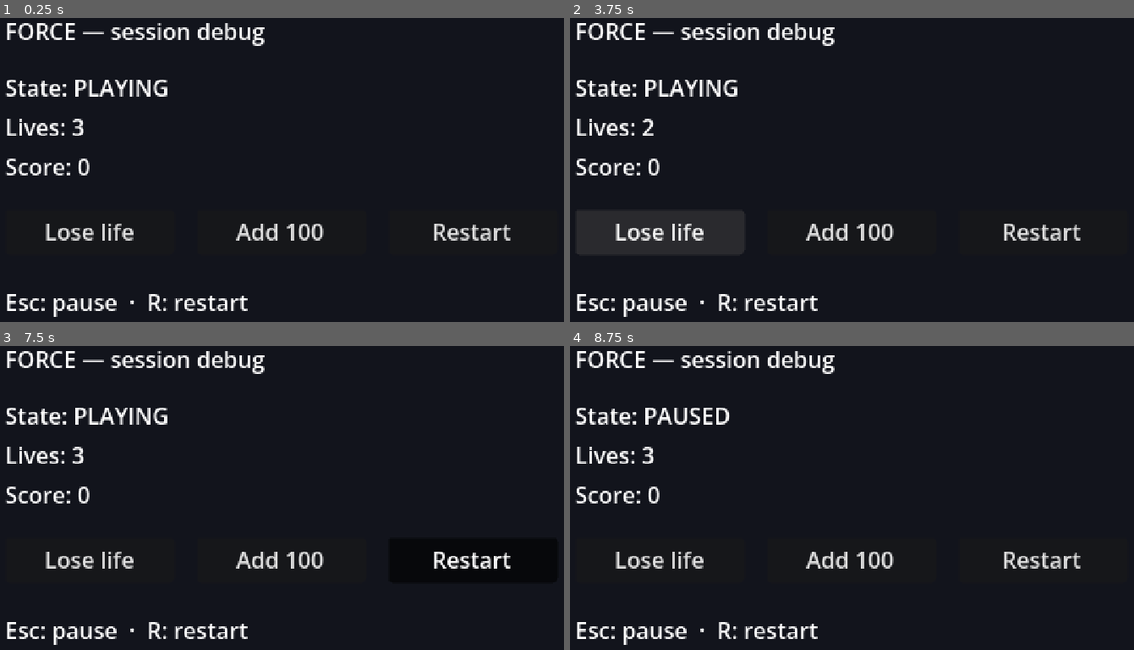
Above: before the commit, frames 1-4 (two rows, left to right).
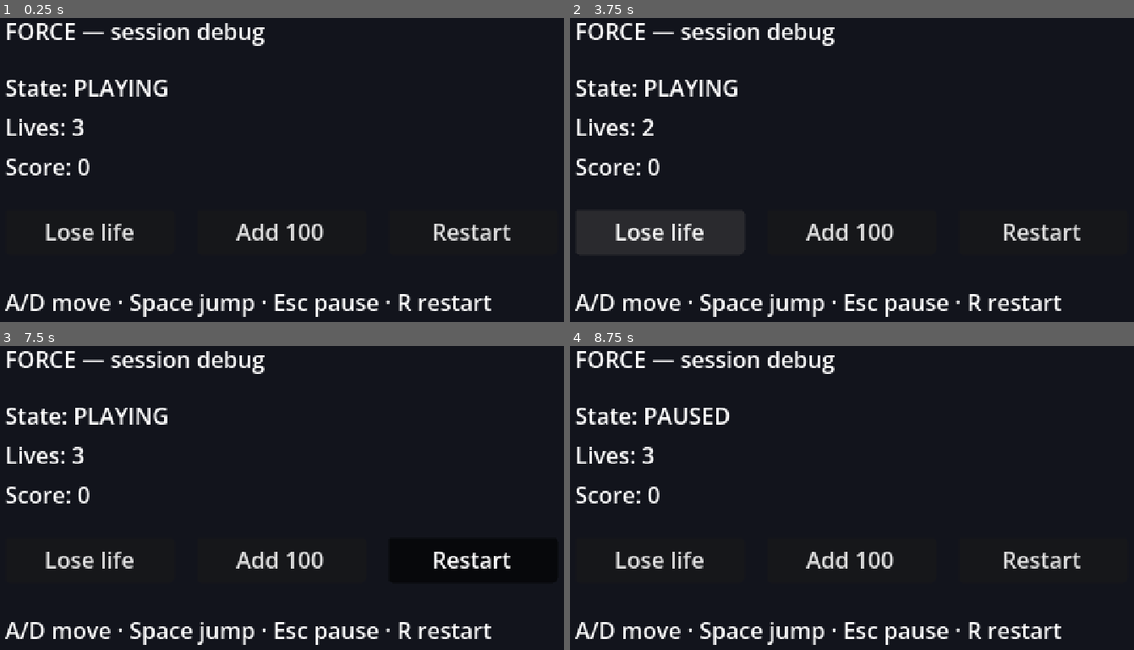
Above: after the commit, the same moments.

Repository: aleluis79/force
Game: Godot game, scene res://scenes/debug_session.tscn
The game is run twice, just before and just after one commit, with the same random seed, the same clock (stepped at 60 frames per second) and the same inputs.
Inputs (mouse positions are in pixels of both pictures, inside the frame that each line leads up to):
- Up to frame 1 (0.25 s): no input
- Up to frame 2 (3.75 s): click "Add 100" at 0.5 s; click "Restart" at 1.25 s; click "Restart" at 2 s; click "Restart" at 2.75 s; click "Lose life" at 3.5 s
- Up to frame 3 (7.5 s): tap Enter at 4.25 s; move the mouse to (456, 488) at 4.27 s; hold D (move_right) 4.28-5 s; tap Space (jump) at 4.35, 4.52, 4.82, 6.05 s; click (456, 488) at 4.42 s; tap R (restart) every 0.75 s from 5 to 7.25 s; drag from (174, 525) to (276, 583) at 5.02 s; move the mouse to (377, 425) at 5.77 s; hold D (move_right) 5.78-6.5 s; right-click (377, 425) at 5.85 s; click (377, 425) at 5.92 s; drag from (276, 583) to (107, 449) at 6.52 s; move the mouse to (513, 564) at 7.27 s; hold A (move_left) from 7.28 s (still down); tap Alt at 7.35 s; click (513, 564) at 7.42 s
- Up to frame 4 (8.75 s): tap Space (jump) at 7.52, 7.55, 7.82 s; tap Escape (pause) at 7.9 s; release A (move_left) at 8 s; drag from (677, 449) to (778, 412) at 8.02 s

The runs differ from the first frame. In frame 1, 2.3% of the frame differs, in the area x 0-88%, y 90-99%; in frame 2, 2.3%; in frame 3, 2.3%; in frame 4, 2.3%.

Commit message:
feat: add player movement jump aim and look-ahead camera

Diff:
--- a/scenes/debug_session.tscn
+++ b/scenes/debug_session.tscn
@@ -1,13 +1,43 @@
-[gd_scene load_steps=3 format=3]
+[gd_scene load_steps=6 format=3]
 
 [ext_resource type="Script" path="res://src/presentation/debug_session.gd" id="1_debug"]
 [ext_resource type="Script" path="res://src/presentation/session_controller.gd" id="2_controller"]
+[ext_resource type="PackedScene" path="res://scenes/player.tscn" id="3_player"]
+
+[sub_resource type="RectangleShape2D" id="RectangleShape2D_ground"]
+size = Vector2(480, 32)
+
+[sub_resource type="RectangleShape2D" id="RectangleShape2D_platform"]
+size = Vector2(96, 16)
 
 [node name="DebugSession" type="Node2D"]
 script = ExtResource("1_debug")
 
 [node name="SessionController" type="Node" parent="."]
 script = ExtResource("2_controller")
+
+[node name="Ground" type="StaticBody2D" parent="."]
+position = Vector2(240, 250)
+
+[node name="CollisionShape2D" type="CollisionShape2D" parent="Ground"]
+shape = SubResource("RectangleShape2D_ground")
+
+[node name="Visual" type="Polygon2D" parent="Ground"]
+polygon = PackedVector2Array(-240, -16, 240, -16, 240, 16, -240, 16)
+color = Color(0.18, 0.2, 0.26, 1)
+
+[node name="Platform" type="StaticBody2D" parent="."]
+position = Vector2(220, 200)
+
+[node name="CollisionShape2D" type="CollisionShape2D" parent="Platform"]
+shape = SubResource("RectangleShape2D_platform")
+
+[node name="Visual" type="Polygon2D" parent="Platform"]
+polygon = PackedVector2Array(-48, -8, 48, -8, 48, 8, -48, 8)
+color = Color(0.24, 0.26, 0.34, 1)
+
+[node name="Player" parent="." instance=ExtResource("3_player")]
+position = Vector2(80, 200)
 
 [node name="UI" type="CanvasLayer" parent="."]
 
@@ -60,14 +90,6 @@
 focus_mode = 0
 text = "Add 100"
 
-[node name="AddScoreButton" type="Button" parent="UI"]
-offset_left = 160.0
-offset_top = 156.0
-offset_right = 280.0
-offset_bottom = 188.0
-focus_mode = 0
-text = "Add 100"
-
 [node name="RestartButton" type="Button" parent="UI"]
 offset_left = 296.0
 offset_top = 156.0
@@ -81,4 +103,4 @@
 offset_top = 210.0
 offset_right = 456.0
 offset_bottom = 234.0
-text = "Esc: pause  ·  R: restart"
+text = "A/D move · Space jump · Esc pause · R restart"
--- /dev/null
+++ b/scenes/player.tscn
@@ -0,0 +1,24 @@
+[gd_scene load_steps=4 format=3]
+
+[ext_resource type="Script" path="res://src/entities/player.gd" id="1_player"]
+[ext_resource type="Script" path="res://src/presentation/player_camera.gd" id="2_camera"]
+
+[sub_resource type="RectangleShape2D" id="RectangleShape2D_player"]
+size = Vector2(12, 28)
+
+[node name="Player" type="CharacterBody2D"]
+script = ExtResource("1_player")
+
+[node name="CollisionShape2D" type="CollisionShape2D" parent="."]
+shape = SubResource("RectangleShape2D_player")
+
+[node name="Body" type="Polygon2D" parent="."]
+polygon = PackedVector2Array(-6, -14, 6, -14, 6, 14, -6, 14)
+color = Color(1, 0.690196, 0, 1)
+
+[node name="Camera2D" type="Camera2D" parent="."]
+script = ExtResource("2_camera")
+limit_left = 0
+limit_top = 0
+limit_right = 480
+limit_bottom = 270
--- /dev/null
+++ b/src/core/input_source.gd
@@ -0,0 +1,22 @@
+class_name InputSource
+extends RefCounted
+
+## Injectable input abstraction for the player.
+##
+## Core and entity code depend on this interface instead of the global Input
+## singleton, which keeps movement deterministic and testable.
+
+func get_move_axis() -> float:
+	return 0.0
+
+
+func was_jump_just_pressed() -> bool:
+	return false
+
+
+func was_jump_just_released() -> bool:
+	return false
+
+
+func get_aim_direction(_origin: Vector2, _pointer: Vector2) -> Vector2:
+	return Vector2.RIGHT
--- /dev/null
+++ b/src/core/player_motion.gd
@@ -0,0 +1,72 @@
+class_name PlayerMotion
+extends RefCounted
+
+## Pure player movement model.
+##
+## The node layer feeds it input and collision state, then copies the returned
+## velocity into a CharacterBody2D. No Input, Node or scene-tree dependency.
+
+const MAX_SPEED := 120.0
+const ACCELERATION := 900.0
+const DECELERATION := 1200.0
+const GRAVITY := 900.0
+const MAX_FALL_SPEED := 400.0
+const JUMP_VELOCITY := -300.0
+const JUMP_CUT_MULTIPLIER := 0.4
+const COYOTE_TIME := 0.1
+const JUMP_BUFFER_TIME := 0.1
+
+var velocity := Vector2.ZERO
+var grounded := false
+
+var _coyote_timer := 0.0
+var _jump_buffer_timer := 0.0
+
+
+func reset() -> void:
+	velocity = Vector2.ZERO
+	grounded = false
+	_coyote_timer = 0.0
+	_jump_buffer_timer = 0.0
+
+
+func tick(
+	delta: float,
+	move_axis: float,
+	jump_just_pressed: bool,
+	jump_just_released: bool,
+	grounded_now: bool
+) -> Vector2:
+	grounded = grounded_now
+
+	if grounded:
+		_coyote_timer = COYOTE_TIME
+	else:
+		_coyote_timer = maxf(_coyote_timer - delta, 0.0)
+
+	if jump_just_pressed:
+		_jump_buffer_timer = JUMP_BUFFER_TIME
+	else:
+		_jump_buffer_timer = maxf(_jump_buffer_timer - delta, 0.0)
+
+	var axis := clampf(move_axis, -1.0, 1.0)
+	var target_speed := axis * MAX_SPEED
+	var acceleration := ACCELERATION if not is_zero_approx(axis) else DECELERATION
+	velocity.x = move_toward(velocity.x, target_speed, acceleration * delta)
+	velocity.x = clampf(velocity.x, -MAX_SPEED, MAX_SPEED)
+
+	if grounded:
+		velocity.y = 0.0
+
+	if _jump_buffer_timer > 0.0 and _coyote_timer > 0.0:
+		velocity.y = JUMP_VELOCITY
+		_jump_buffer_timer = 0.0
+		_coyote_timer = 0.0
+
+	if jump_just_released and velocity.y < 0.0:
+		velocity.y *= JUMP_CUT_MULTIPLIER
+
+	if not grounded:
+		velocity.y = minf(velocity.y + GRAVITY * delta, MAX_FALL_SPEED)
+
+	return velocity
--- /dev/null
+++ b/src/entities/player.gd
@@ -0,0 +1,35 @@
+class_name Player
+extends CharacterBody2D
+
+## CharacterBody2D adapter for the pure PlayerMotion model.
+
+var input_source: InputSource
+var motion := PlayerMotion.new()
+var aim_direction := Vector2.RIGHT
+
+@onready var _camera: PlayerCamera = get_node_or_null("Camera2D") as PlayerCamera
+
+
+func _ready() -> void:
+	if input_source == null:
+		input_source = LocalInputSource.new()
+
+
+func _physics_process(delta: float) -> void:
+	aim_direction = input_source.get_aim_direction(global_position, get_global_mouse_position())
+
+	velocity = motion.tick(
+		delta,
+		input_source.get_move_axis(),
+		input_source.was_jump_just_pressed(),
+		input_source.was_jump_just_released(),
+		is_on_floor()
+	)
+
+	move_and_slide()
+
+	motion.velocity = velocity
+	motion.grounded = is_on_floor()
+
+	if _camera != null:
+		_camera.update_look_ahead(aim_direction)
--- /dev/null
+++ b/src/presentation/local_input_source.gd
@@ -0,0 +1,30 @@
+class_name LocalInputSource
+extends InputSource
+
+## InputSource backed by the project's InputMap actions.
+
+const AIM_DEADZONE := 0.2
+
+
+func get_move_axis() -> float:
+	return Input.get_axis("move_left", "move_right")
+
+
+func was_jump_just_pressed() -> bool:
+	return Input.is_action_just_pressed("jump")
+
+
+func was_jump_just_released() -> bool:
+	return Input.is_action_just_released("jump")
+
+
+func get_aim_direction(origin: Vector2, pointer: Vector2) -> Vector2:
+	var stick := Input.get_vector("aim_left", "aim_right", "aim_up", "aim_down")
+	if stick.length() > AIM_DEADZONE:
+		return stick.normalized()
+
+	var pointer_direction := pointer - origin
+	if pointer_direction.length() > 0.001:
+		return pointer_direction.normalized()
+
+	return Vector2.RIGHT
--- /dev/null
+++ b/src/presentation/player_camera.gd
@@ -0,0 +1,20 @@
+class_name PlayerCamera
+extends Camera2D
+
+## Follows the player through the node hierarchy and adds aim look-ahead.
+
+@export var look_ahead_distance := 32.0
+@export var follow_speed := 8.0
+
+var target_offset := Vector2.ZERO
+
+
+func update_look_ahead(aim: Vector2) -> void:
+	if aim.length() > 0.001:
+		target_offset = aim.normalized() * look_ahead_distance
+	else:
+		target_offset = Vector2.ZERO
+
+
+func _process(delta: float) -> void:
+	position = position.lerp(target_offset, clampf(follow_speed * delta, 0.0, 1.0))
--- /dev/null
+++ b/tests/helpers/scripted_input_source.gd
@@ -0,0 +1,25 @@
+class_name ScriptedInputSource
+extends InputSource
+
+## Deterministic input source used by integration tests.
+
+var move_axis := 0.0
+var jump_just_pressed := false
+var jump_just_released := false
+var aim_direction := Vector2.RIGHT
+
+
+func get_move_axis() -> float:
+	return move_axis
+
+
+func was_jump_just_pressed() -> bool:
+	return jump_just_pressed
+
+
+func was_jump_just_released() -> bool:
+	return jump_just_released
+
+
+func get_aim_direction(_origin: Vector2, _pointer: Vector2) -> Vector2:
+	return aim_direction
--- a/tests/integration/test_debug_session.gd
+++ b/tests/integration/test_debug_session.gd
@@ -51,6 +51,25 @@
 	assert_eq(scene.state_label.text, "State: PAUSED")
 
 
+func test_debug_scene_contains_player_ground_and_platform() -> void:
+	var scene = await _instantiate_debug_scene()
+
+	assert_not_null(scene.get_node_or_null("Player"), "debug scene must include the player")
+	assert_not_null(scene.get_node_or_null("Ground"), "debug scene must include the ground")
+	assert_not_null(scene.get_node_or_null("Platform"), "debug scene must include the platform")
+
+
+func test_player_lands_on_ground_in_debug_scene() -> void:
+	var scene = await _instantiate_debug_scene()
+	var player := scene.get_node("Player") as Player
+	assert_not_null(player, "debug scene must expose a Player node")
+
+	for index in 60:
+		await get_tree().physics_frame
+
+	assert_true(player.is_on_floor(), "player must land on the debug scene ground")
+
+
 func _instantiate_debug_scene() -> Node:
 	var packed := load(DEBUG_SCENE) as PackedScene
 	assert_not_null(packed, "debug session scene must load")
--- /dev/null
+++ b/tests/integration/test_player.gd
@@ -0,0 +1,84 @@
+extends GutTest
+
+const PLAYER_START := Vector2(80, 200)
+const GROUND_POSITION := Vector2(240, 250)
+const GROUND_SIZE := Vector2(480, 32)
+const PLAYER_SIZE := Vector2(12, 28)
+
+
+func test_player_lands_on_the_ground() -> void:
+	var setup := _make_setup()
+	var player: Player = setup.player
+
+	await _wait_physics_frames(60)
+
+	assert_true(player.is_on_floor(), "player must land on the ground")
+
+
+func test_player_moves_with_injected_input() -> void:
+	var setup := _make_setup()
+	var player: Player = setup.player
+	var input: ScriptedInputSource = setup.input
+
+	await _wait_physics_frames(60)
+	input.move_axis = 1.0
+	var start_x := player.global_position.x
+
+	await _wait_physics_frames(30)
+
+	assert_gt(player.global_position.x, start_x + 1.0, "player must move to the right")
+
+
+func test_player_jumps_with_injected_input() -> void:
+	var setup := _make_setup()
+	var player: Player = setup.player
+	var input: ScriptedInputSource = setup.input
+
+	await _wait_physics_frames(60)
+	assert_true(player.is_on_floor(), "player must be grounded before jumping")
+
+	input.jump_just_pressed = true
+	await get_tree().physics_frame
+	input.jump_just_pressed = false
+
+	assert_lt(player.velocity.y, 0.0, "player must move upwards after jumping")
+
+
+func test_player_aim_comes_from_the_input_source() -> void:
+	var setup := _make_setup()
+	var player: Player = setup.player
+	var input: ScriptedInputSource = setup.input
+
+	input.aim_direction = Vector2.UP
+	await _wait_physics_frames(2)
+
+	assert_eq(player.aim_direction, Vector2.UP)
+
+
+func _make_setup() -> Dictionary:
+	var ground := StaticBody2D.new()
+	ground.position = GROUND_POSITION
+	var ground_shape := CollisionShape2D.new()
+	var ground_rect := RectangleShape2D.new()
+	ground_rect.size = GROUND_SIZE
+	ground_shape.shape = ground_rect
+	ground.add_child(ground_shape)
+	add_child_autofree(ground)
+
+	var input := ScriptedInputSource.new()
+	var player := Player.new()
+	player.position = PLAYER_START
+	player.input_source = input
+	var player_shape := CollisionShape2D.new()
+	var player_rect := RectangleShape2D.new()
+	player_rect.size = PLAYER_SIZE
+	player_shape.shape = player_rect
+	player.add_child(player_shape)
+	add_child_autofree(player)
+
+	return {"player": player, "input": input}
+
+
+func _wait_physics_frames(count: int) -> void:
+	for index in count:
+		await get_tree().physics_frame
--- /dev/null
+++ b/tests/integration/test_player_camera.gd
@@ -0,0 +1,45 @@
+extends GutTest
+
+
+func test_look_ahead_target_follows_the_aim() -> void:
+	var camera := PlayerCamera.new()
+
+	camera.update_look_ahead(Vector2.RIGHT)
+	assert_eq(camera.target_offset, Vector2(32, 0))
+
+	camera.update_look_ahead(Vector2.UP)
+	assert_eq(camera.target_offset, Vector2(0, -32))
+
+	camera.update_look_ahead(Vector2.ZERO)
+	assert_eq(camera.target_offset, Vector2.ZERO)
+
+
+func test_camera_smooths_toward_the_target() -> void:
+	var camera := PlayerCamera.new()
+	add_child_autofree(camera)
+
+	camera.update_look_ahead(Vector2.RIGHT)
+	await _wait_process_frames(2)
+
+	assert_gt(camera.position.x, 0.0, "camera must start moving toward the target")
+	assert_lt(camera.position.x, 32.0, "camera must not snap instantly to the target")
+
+	await _wait_process_frames(120)
+	assert_almost_eq(camera.position.x, 32.0, 0.5)
+
+
+func test_player_scene_has_a_camera() -> void:
+	var packed := load("res://scenes/player.tscn") as PackedScene
+	assert_not_null(packed, "player scene must load")
+	if packed == null:
+		return
+
+	var player := packed.instantiate()
+	add_child_autofree(player)
+
+	assert_not_null(player.get_node_or_null("Camera2D"), "player scene must include a Camera2D")
+
+
+func _wait_process_frames(count: int) -> void:
+	for index in count:
+		await get_tree().process_frame
--- /dev/null
+++ b/tests/unit/test_input_source.gd
@@ -0,0 +1,47 @@
+extends GutTest
+
+
+func test_base_source_is_neutral() -> void:
+	var source := InputSource.new()
+
+	assert_eq(source.get_move_axis(), 0.0)
+	assert_false(source.was_jump_just_pressed())
+	assert_false(source.was_jump_just_released())
+	assert_eq(source.get_aim_direction(Vector2.ZERO, Vector2.ZERO), Vector2.RIGHT)
+
+
+func test_local_source_uses_pointer_when_stick_is_idle() -> void:
+	var source := LocalInputSource.new()
+
+	var aim := source.get_aim_direction(Vector2(10, 10), Vector2(20, 10))
+
+	assert_almost_eq(aim.x, 1.0, 0.001)
+	assert_almost_eq(aim.y, 0.0, 0.001)
+
+
+func test_local_source_normalizes_pointer_direction() -> void:
+	var source := LocalInputSource.new()
+
+	var aim := source.get_aim_direction(Vector2.ZERO, Vector2(3, 4))
+
+	assert_almost_eq(aim.length(), 1.0, 0.001)
+	assert_almost_eq(aim.x, 0.6, 0.001)
+	assert_almost_eq(aim.y, 0.8, 0.001)
+
+
+func test_local_source_defaults_right_without_aim_input() -> void:
+	var source := LocalInputSource.new()
+
+	var aim := source.get_aim_direction(Vector2(10, 10), Vector2(10, 10))
+
+	assert_eq(aim, Vector2.RIGHT)
+
+
+func test_local_source_prefers_the_stick_over_the_pointer() -> void:
+	var source := LocalInputSource.new()
+	Input.action_press("aim_left", 1.0)
+
+	var aim := source.get_aim_direction(Vector2.ZERO, Vector2(100, 0))
+	Input.action_release("aim_left")
+
+	assert_lt(aim.x, 0.0, "stick input must override the pointer")
--- /dev/null
+++ b/tests/unit/test_player_motion.gd
@@ -0,0 +1,148 @@
+extends GutTest
+
+
+func test_accelerates_to_the_right() -> void:
+	var motion := PlayerMotion.new()
+
+	var velocity := motion.tick(0.1, 1.0, false, false, true)
+
+	assert_gt(velocity.x, 0.0, "right input must accelerate to the right")
+	assert_true(velocity.x <= PlayerMotion.MAX_SPEED, "horizontal speed must respect the cap")
+
+
+func test_accelerates_to_the_left() -> void:
+	var motion := PlayerMotion.new()
+
+	var velocity := motion.tick(0.1, -1.0, false, false, true)
+
+	assert_lt(velocity.x, 0.0, "left input must accelerate to the left")
+
+
+func test_reaches_max_speed_but_does_not_exceed_it() -> void:
+	var motion := PlayerMotion.new()
+	var velocity := Vector2.ZERO
+
+	for index in 120:
+		velocity = motion.tick(0.016, 1.0, false, false, true)
+
+	assert_almost_eq(velocity.x, PlayerMotion.MAX_SPEED, 0.001)
+	assert_true(velocity.x <= PlayerMotion.MAX_SPEED)
+
+
+func test_decelerates_to_stop_without_input() -> void:
+	var motion := PlayerMotion.new()
+
+	for index in 120:
+		motion.tick(0.016, 1.0, false, false, true)
+
+	var velocity := Vector2.ZERO
+	for index in 120:
+		velocity = motion.tick(0.016, 0.0, false, false, true)
+
+	assert_almost_eq(velocity.x, 0.0, 0.001)
+
+
+func test_gravity_increases_fall_speed() -> void:
+	var motion := PlayerMotion.new()
+
+	var first := motion.tick(0.1, 0.0, false, false, false)
+	var second := motion.tick(0.1, 0.0, false, false, false)
+
+	assert_gt(first.y, 0.0, "airborne motion must fall")
+	assert_gt(second.y, first.y, "fall speed must increase over time")
+
+
+func test_fall_speed_is_capped() -> void:
+	var motion := PlayerMotion.new()
+	var velocity := Vector2.ZERO
+
+	for index in 300:
+		velocity = motion.tick(0.016, 0.0, false, false, false)
+
+	assert_almost_eq(velocity.y, PlayerMotion.MAX_FALL_SPEED, 0.001)
+	assert_true(velocity.y <= PlayerMotion.MAX_FALL_SPEED)
+
+
+func test_jump_from_ground_sets_negative_vertical_velocity() -> void:
+	var motion := PlayerMotion.new()
+
+	var velocity := motion.tick(0.016, 0.0, true, false, true)
+
+	assert_lt(velocity.y, 0.0, "jumping from the ground must move upwards")
+
+
+func test_no_double_jump_while_airborne() -> void:
+	var with_jump := PlayerMotion.new()
+	with_jump.tick(0.016, 0.0, true, false, true)
+	var with_jump_velocity := with_jump.tick(0.2, 0.0, true, false, false)
+
+	var without_jump := PlayerMotion.new()
+	without_jump.tick(0.016, 0.0, true, false, true)
+	var without_jump_velocity := without_jump.tick(0.2, 0.0, false, false, false)
+
+	assert_almost_eq(with_jump_velocity.y, without_jump_velocity.y, 0.001)
+
+
+func test_releasing_jump_cuts_upward_velocity() -> void:
+	var cut := PlayerMotion.new()
+	cut.tick(0.016, 0.0, true, false, true)
+	var cut_velocity := cut.tick(0.016, 0.0, false, true, false)
+
+	var full := PlayerMotion.new()
+	full.tick(0.016, 0.0, true, false, true)
+	var full_velocity := full.tick(0.016, 0.0, false, false, false)
+
+	assert_gt(cut_velocity.y, full_velocity.y, "releasing jump must reduce upward speed")
+	assert_lt(cut_velocity.y, 0.0, "the cut jump must still be ascending")
+
+
+func test_coyote_time_allows_a_late_jump() -> void:
+	var motion := PlayerMotion.new()
+	motion.tick(0.016, 0.0, false, false, true)
+	motion.tick(0.05, 0.0, false, false, false)
+
+	var velocity := motion.tick(0.016, 0.0, true, false, false)
+
+	assert_lt(velocity.y, 0.0, "jump within coyote time must execute")
+
+
+func test_coyote_time_expires() -> void:
+	var motion := PlayerMotion.new()
+	motion.tick(0.016, 0.0, false, false, true)
+	motion.tick(0.2, 0.0, false, false, false)
+
+	var velocity := motion.tick(0.016, 0.0, true, false, false)
+
+	assert_gt(velocity.y, 0.0, "jump after coyote time must not execute")
+
+
+func test_jump_buffer_executes_on_landing() -> void:
+	var motion := PlayerMotion.new()
+	motion.tick(0.016, 0.0, true, false, false)
+
+	var velocity := motion.tick(0.016, 0.0, false, false, true)
+
+	assert_lt(velocity.y, 0.0, "buffered jump must execute on landing")
+
+
+func test_jump_buffer_expires() -> void:
+	var motion := PlayerMotion.new()
+	motion.tick(0.016, 0.0, true, false, false)
+	motion.tick(0.2, 0.0, false, false, false)
+
+	var velocity := motion.tick(0.016, 0.0, false, false, true)
+
+	assert_eq(velocity.y, 0.0, "expired buffered jump must not execute")
+
+
+func test_reset_clears_movement_state() -> void:
+	var motion := PlayerMotion.new()
+	motion.tick(0.1, 1.0, true, false, true)
+
+	motion.reset()
+
+	assert_eq(motion.velocity, Vector2.ZERO)
+	assert_false(motion.grounded)
+
+	var velocity := motion.tick(0.016, 0.0, false, false, false)
+	assert_gt(velocity.y, 0.0, "after reset gravity must start from zero")
Not shown, added: openspec/changes/archive/2026-11-03-player-controller/.openspec.yaml
Not shown, added: src/core/input_source.gd.uid
Not shown, added: src/core/player_motion.gd.uid
Not shown, added: src/entities/player.gd.uid
Not shown, added: src/presentation/local_input_source.gd.uid
Not shown, added: src/presentation/player_camera.gd.uid
Not shown, added: tests/helpers/scripted_input_source.gd.uid
Not shown, added: tests/integration/test_player.gd.uid
Not shown, added: tests/integration/test_player_camera.gd.uid
Not shown, added: tests/unit/test_input_source.gd.uid
Not shown, added: tests/unit/test_player_motion.gd.uid
Not shown, added: openspec/changes/archive/2026-11-03-player-controller/design.md
(and 4 more such lines)
